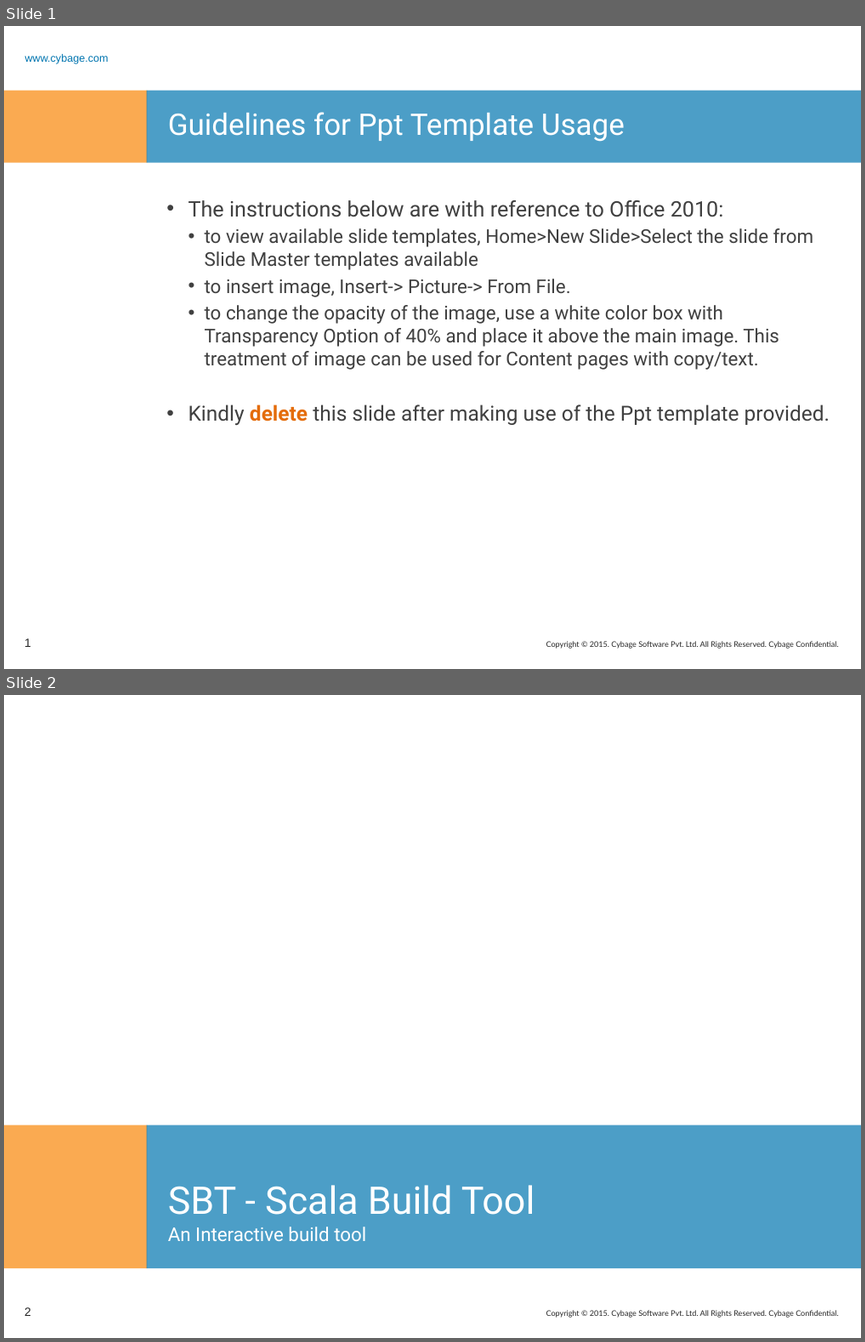
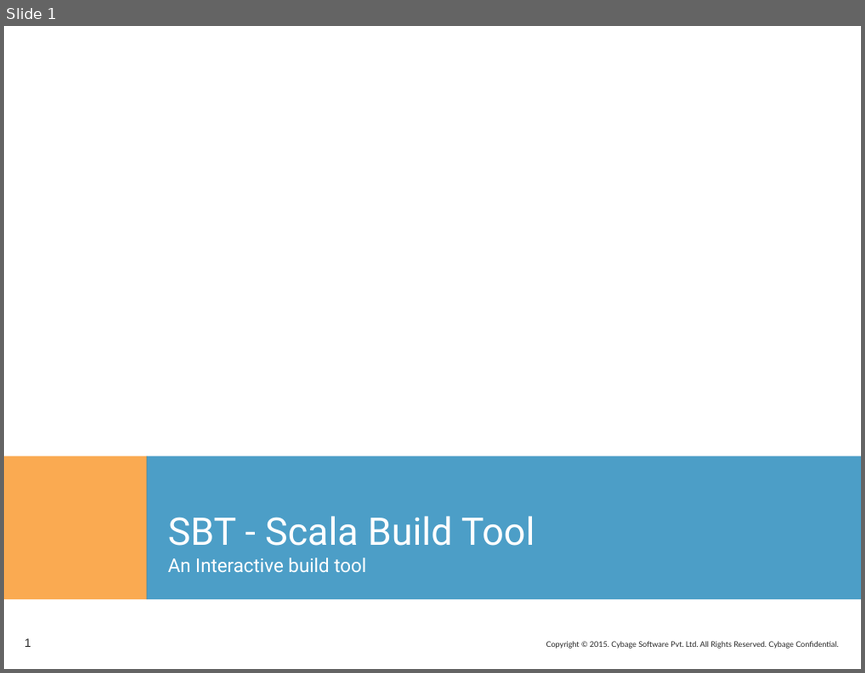
Before and after one commit to rashmitk/Documentation, a slide deck: SBT/SBT.pptx. Shown one above the other, each under a label of ours: slides 1 and 2 before the commit, slide 1 after it. The pictures are 865x1342 and 865x673 pixels, drawn with LibreOffice and Linux fonts; fonts in the diff are those of the drawing; background and template pictures are left out. Boxes give left, top, right and bottom in pixels: in the first picture for what was removed or moved away, otherwise in the second. Text is boxed around its words. In the diff, an @@ line names an element or a change of style, - is before the commit and + after.

```diff
--- a/SBT/SBT.pptx
+++ b/SBT/SBT.pptx
@@ slide 1 removed at [4,26,861,669], background #FFFFFF; not listed: 1 template element that a slide beside it also shows @@
@@ text removed at [25,54,109,64] @@
-www.cybage.com
@@ rectangle removed at [4,91,147,162] @@
@@ rectangle removed at [146,91,861,162] @@
@@ title removed at [168,112,624,142] @@
-Guidelines for Ppt Template Usage
@@ text removed at [188,200,829,425] @@
-• The instructions below are with reference to Office 2010:
-• to view available slide templates, Home>New Slide>Select the slide from Slide Master templates available
-• to insert image, Insert-> Picture-> From File.
-• to change the opacity of the image, use a white color box with Transparency Option of 40% and place it above the main image. This treatment of image can be used for Content pages with copy/text.
-• Kindly delete this slide after making use of the Ppt template provided.
@@ page number removed at [24,638,31,646] @@
-1
@@ what was slide 2 is now slide 1 @@
@@ page number at [24,638,31,646]: text changed @@
-2
+1
```
Also in this commit, not shown: 3 slides changed, 3 slides added, 1 other slide removed.
